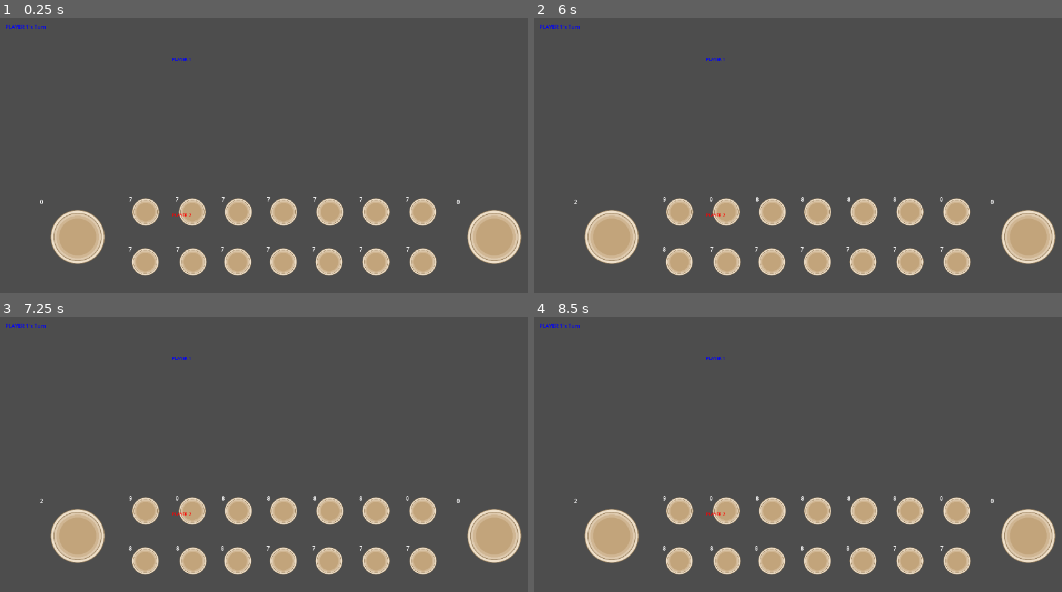
Above: before the commit, frames 1-4 (two rows, left to right).
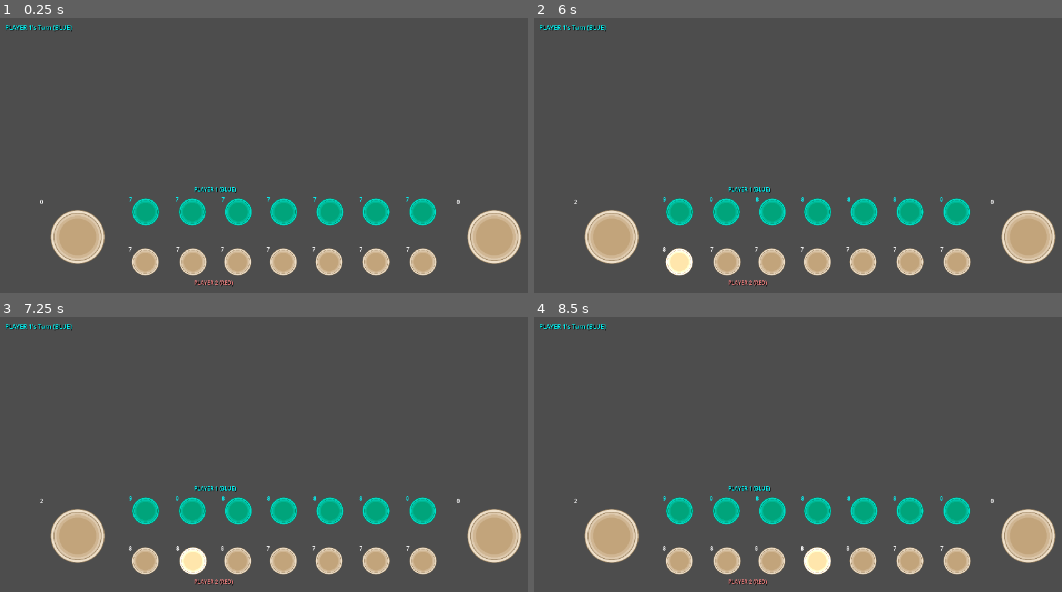
Above: after the commit, the same moments.

Repository: Hoplyman/GameHackathon-Achuuuspekoply
Game: Godot game, scene res://scenes/Board.tscn
Two runs of this game, one before a commit and one after it. Both use one fixed random seed, a clock stepped at 60 frames per second and the inputs below.
Inputs (mouse positions are in pixels of both pictures, inside the frame that each line leads up to):
- Up to frame 1 (0.25 s): no input
- Up to frame 2 (6 s): tap Enter at 0.5, 2, 3.5 s; move the mouse to (956, 213) at 0.52 s; click (956, 213) at 0.67 s; tap Space at 1.25, 2.75, 4.25 s; move the mouse to (908, 213) at 1.27 s; click (908, 213) at 1.42 s; move the mouse to (861, 213) at 2.02 s; click (861, 213) at 2.17 s; move the mouse to (819, 213) at 2.77 s; click (819, 213) at 2.92 s; move the mouse to (771, 213) at 3.52 s; click (771, 213) at 3.67 s; move the mouse to (724, 213) at 4.27 s; click (724, 213) at 4.42 s; move the mouse to (681, 213) at 5.02 s; click (681, 213) at 5.17 s; move the mouse to (681, 262) at 5.77 s; click (681, 262) at 5.92 s
- Up to frame 3 (7.25 s): move the mouse to (195, 561) at 6.52 s; click (195, 561) at 6.67 s
- Up to frame 4 (8.5 s): move the mouse to (771, 561) at 7.27 s; click (771, 561) at 7.42 s; move the mouse to (819, 561) at 8.02 s; click (819, 561) at 8.17 s

The runs differ from the first frame. In frame 1, 3.4% of the frame differs, in the area x 1-83%, y 2-98%; in frame 2, 3.8%; in frame 3, 3.8%; in frame 4, 3.8%.

Commit message:
Improve pit highlighting and UI labels for players
Refactored pit color highlighting to modify the Sprite2D directly, updated player labels and turn indicator with clearer colors and outlines, and improved end-game messaging. These changes enhance visual clarity and user experience for player turns and game results.

Diff:
--- a/objects/ClickArea.gd
+++ b/objects/ClickArea.gd
@@ -26,15 +26,13 @@
 func _on_mouse_entered():
 	# Store the current color before changing it
 	if associated_pit:
-		var sprite = associated_pit.get_node("Sprite2D")
-		if sprite:
-			original_color = sprite.modulate
-			# Make it brighter by multiplying the current color
-			sprite.modulate = original_color * 1.3  # 30% brighter
+		# The pit itself is a Sprite2D, so we modify it directly
+		original_color = associated_pit.modulate
+		# Make it brighter by multiplying the current color
+		associated_pit.modulate = original_color * 1.4  # 40% brighter
 
 func _on_mouse_exited():
 	# Restore the original color (which could be the player highlight color)
 	if associated_pit:
-		var sprite = associated_pit.get_node("Sprite2D")
-		if sprite:
-			sprite.modulate = original_color
+		# The pit itself is a Sprite2D, so we modify it directly
+		associated_pit.modulate = original_color
--- a/scenes/GameManager.gd
+++ b/scenes/GameManager.gd
@@ -47,42 +47,58 @@
 	turn_indicator = Label.new()
 	turn_indicator.text = "Player 1's Turn"
 	turn_indicator.position = scaled_position(Vector2(50, 50))
-	turn_indicator.add_theme_font_size_override("font_size", scaled_font_size(24))
-	get_parent().call_deferred("add_child", turn_indicator)
-
-	# Create Player 1 label (bottom side) with scaling
+	turn_indicator.add_theme_font_size_override("font_size", scaled_font_size(28))
+	turn_indicator.add_theme_color_override("font_color", Color.WHITE)
+	# Add black outline for better visibility
+	turn_indicator.add_theme_color_override("font_shadow_color", Color.BLACK)
+	turn_indicator.add_theme_constant_override("shadow_offset_x", 2)
+	turn_indicator.add_theme_constant_override("shadow_offset_y", 2)
+	get_parent().add_child(turn_indicator)
+
+	# Create Player 1 label (bottom side) - positioned near bottom pits
 	player1_label = Label.new()
-	player1_label.text = "PLAYER 1"
-	player1_label.position = scaled_position(Vector2(800, 200))  # Adjust based on your board
-	player1_label.add_theme_font_size_override("font_size", scaled_font_size(20))
-	player1_label.add_theme_color_override("font_color", Color.BLUE)
-	get_parent().call_deferred("add_child", player1_label)
-
-	# Create Player 2 label (top side) with scaling
+	player1_label.text = "PLAYER 1 (BLUE)"
+	player1_label.position = Vector2(600, 520)  # Positioned above bottom row of pits
+	player1_label.add_theme_font_size_override("font_size", scaled_font_size(24))
+	player1_label.add_theme_color_override("font_color", Color.CYAN)
+	# Add black outline for better visibility
+	player1_label.add_theme_color_override("font_shadow_color", Color.BLACK)
+	player1_label.add_theme_constant_override("shadow_offset_x", 2)
+	player1_label.add_theme_constant_override("shadow_offset_y", 2)
+	get_parent().add_child(player1_label)
+
+	# Create Player 2 label (top side) - positioned near top pits
 	player2_label = Label.new()
-	player2_label.text = "PLAYER 2"
-	player2_label.position = scaled_position(Vector2(800, 900))  # Adjust based on your board
-	player2_label.add_theme_font_size_override("font_size", scaled_font_size(20))
-	player2_label.add_theme_color_override("font_color", Color.RED)
-	get_parent().call_deferred("add_child", player2_label)
+	player2_label.text = "PLAYER 2 (RED)"
+	player2_label.position = Vector2(600, 800)  # Positioned below top row of pits
+	player2_label.add_theme_font_size_override("font_size", scaled_font_size(24))
+	player2_label.add_theme_color_override("font_color", Color.LIGHT_CORAL)
+	# Add black outline for better visibility
+	player2_label.add_theme_color_override("font_shadow_color", Color.BLACK)
+	player2_label.add_theme_constant_override("shadow_offset_x", 2)
+	player2_label.add_theme_constant_override("shadow_offset_y", 2)
+	get_parent().add_child(player2_label)
 
 	# Wait a frame then update display
 	await get_tree().process_frame
 	update_turn_display()
 
+	print("UI Elements created successfully!")
+
 func update_turn_display():
 	# Check if UI elements exist before trying to use them
 	if not turn_indicator:
+		print("Turn indicator not found!")
 		return
 
 	if current_turn == 0:
-		turn_indicator.text = "PLAYER 1's Turn"
-		turn_indicator.add_theme_color_override("font_color", Color.BLUE)
+		turn_indicator.text = "PLAYER 1's Turn (BLUE)"
+		turn_indicator.add_theme_color_override("font_color", Color.CYAN)
 		# Highlight player 1's pits
 		highlight_player_pits(0)
 	else:
-		turn_indicator.text = "PLAYER 2's Turn"
-		turn_indicator.add_theme_color_override("font_color", Color.RED)
+		turn_indicator.text = "PLAYER 2's Turn (RED)"
+		turn_indicator.add_theme_color_override("font_color", Color.LIGHT_CORAL)
 		# Highlight player 2's pits
 		highlight_player_pits(1)
 
@@ -90,22 +106,20 @@
 	# Reset all pit colors first
 	for i in range(pits.size()):
 		var pit = pits[i]
-		var sprite = pit.get_node_or_null("Sprite2D")
-		if sprite:
-			sprite.modulate = Color.WHITE
+		# The pit itself is a Sprite2D, so we modify it directly
+		if pit:
+			pit.modulate = Color.WHITE
 
 	# Highlight current player's pits
 	var player_range = get_player_pit_range(player)
-	var highlight_color = Color.LIGHT_BLUE if player == 0 else Color.LIGHT_CORAL
+	var highlight_color = Color.CYAN if player == 0 else Color.LIGHT_CORAL
 
 	for i in range(player_range[0], player_range[1] + 1):
 		var pit = get_pit(i)
 		if pit:
-			var sprite = pit.get_node_or_null("Sprite2D")
-			if sprite:
-				sprite.modulate = highlight_color
-
-# ... (rest of your existing GameManager code stays the same)
+			# The pit itself is a Sprite2D, so we modify it directly
+			pit.modulate = highlight_color
+			print("Highlighted pit ", i, " for player ", player + 1, " with color ", highlight_color)
 
 func handle_pit_click(pit_index: int):
 	if not game_active or is_distributing:
@@ -126,8 +140,8 @@
 	distribute_shells(pit_index)
 
 func get_player_pit_range(player: int) -> Array:
-	# Player 0 (Player 1): pits 0-6
-	# Player 1 (Player 2): pits 7-13
+	# Player 0 (Player 1): pits 0-6 (bottom row)
+	# Player 1 (Player 2): pits 7-13 (top row)
 	if player == 0:
 		return [0, 6]
 	else:
@@ -340,8 +354,11 @@
 	var player2_score = get_main_house_shells(1)
 
 	if player1_score > player2_score:
-		print("Player 1 wins with ", player1_score, " shells!")
+		turn_indicator.text = "PLAYER 1 WINS! (" + str(player1_score) + " shells)"
+		turn_indicator.add_theme_color_override("font_color", Color.CYAN)
 	elif player2_score > player1_score:
-		print("Player 2 wins with ", player2_score, " shells!")
-	else:
-		print("It's a tie! Both players have ", player1_score, " shells!")
+		turn_indicator.text = "PLAYER 2 WINS! (" + str(player2_score) + " shells)"
+		turn_indicator.add_theme_color_override("font_color", Color.LIGHT_CORAL)
+	else:
+		turn_indicator.text = "IT'S A TIE! (" + str(player1_score) + " shells each)"
+		turn_indicator.add_theme_color_override("font_color", Color.YELLOW)
Not shown: 1 places in objects/MainHouse.tscn that only renumber resources
Not shown: 1 places in objects/Pit.tscn that only renumber resources
Not shown: 1 places in scenes/Board.tscn that only renumber resources
